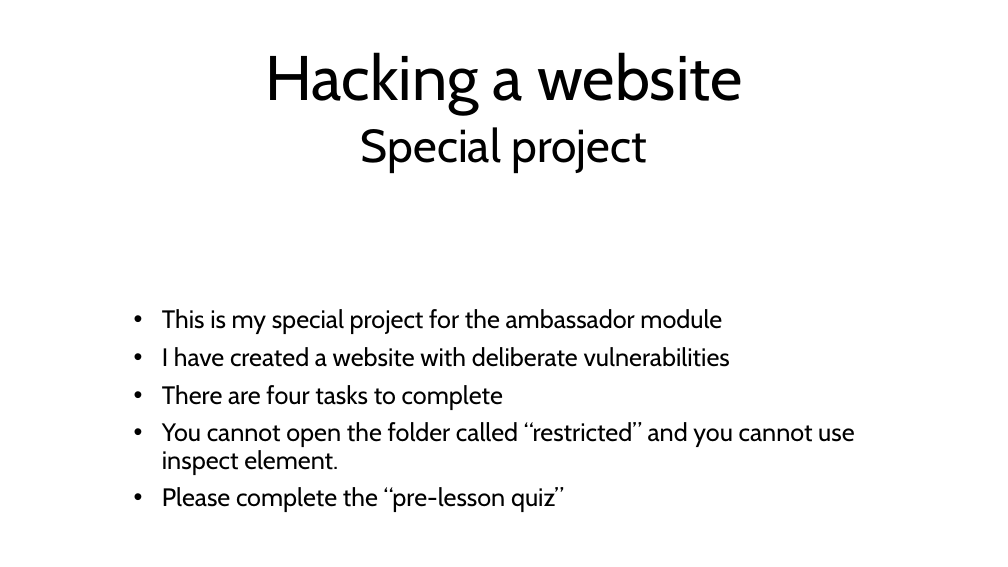
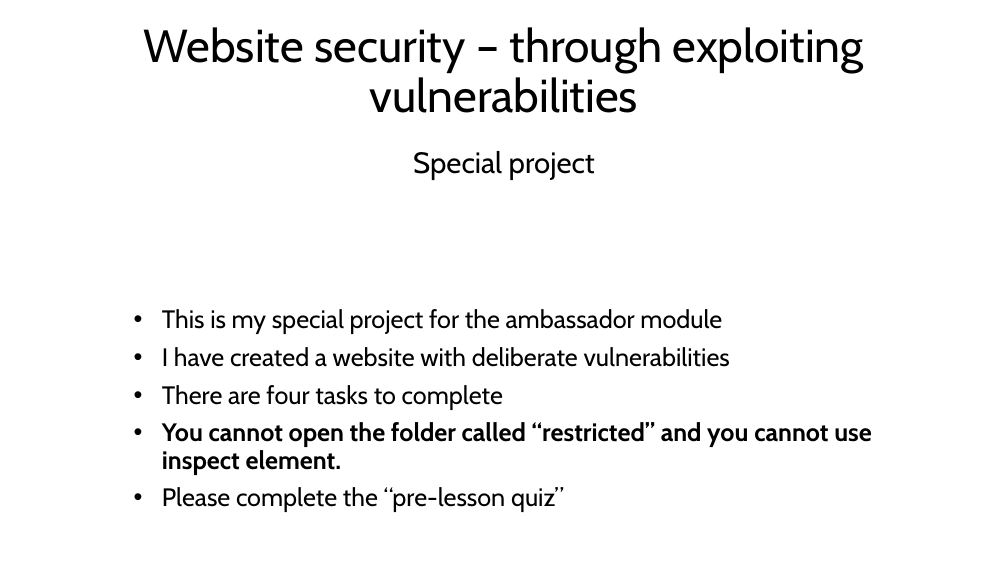
Before and after one commit to dom668/hackerBingo, a slide deck: slide 1 of Slides/special project slides.pptx. Drawn at 1008x567 pixels with LibreOffice and Linux fonts; fonts in the diff are those of the drawing. Boxes give left, top, right and bottom in pixels: in the first picture for what was removed or moved away, otherwise in the second. Text is boxed around its words. In the diff, an @@ line names an element or a change of style, - is before the commit and + after.

Commit message:
polished website

```diff
--- a/Slides/special project slides.pptx
+++ b/Slides/special project slides.pptx
@@ title at (x1=144, y1=27, x2=864, y2=113): text changed; size 60 to 44 pt @@
-Hacking a website
+Website security – through exploiting vulnerabilities
@@ text "Special project" moved from (x1=361, y1=127, x2=646, y2=173) to (x1=413, y1=151, x2=595, y2=180) @@
@@ text "Special project" at (x1=413, y1=151, x2=595, y2=180): size 44 to 28 pt; line spacing 0.8 to 0.9 @@
@@ subtitle at (x1=162, y1=422, x2=872, y2=475): bold on in "You cannot open the folder called “restricted” ..." @@
```
Also in this commit, not shown: 4 other slides changed, 16 other files.
